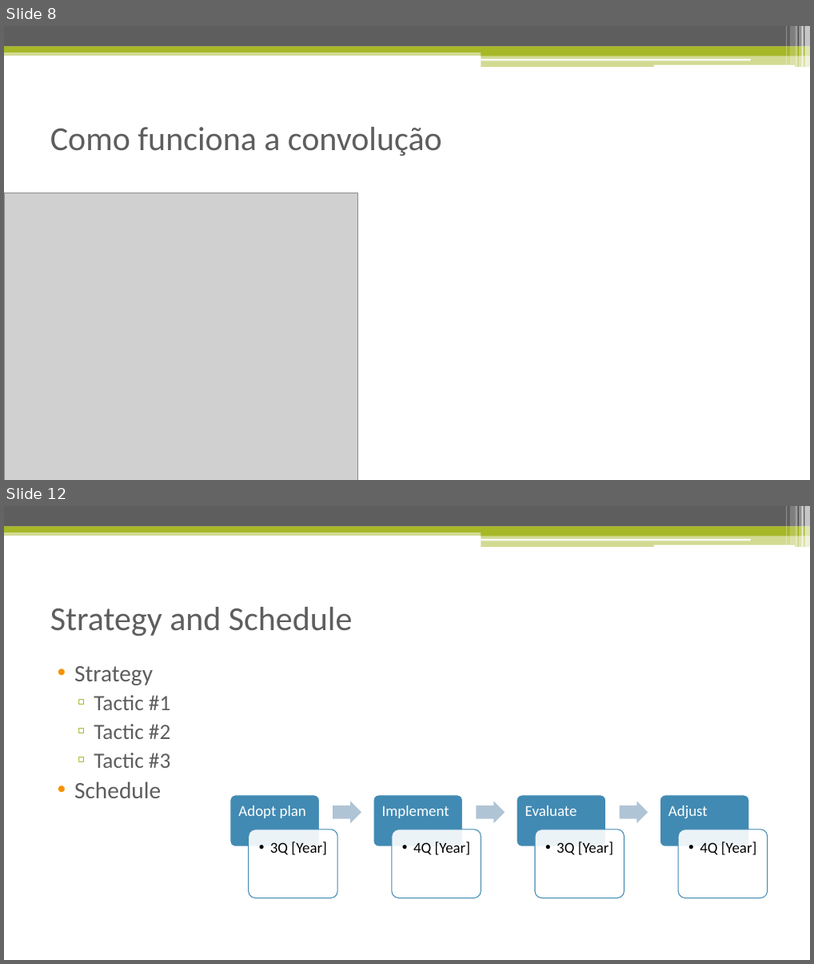
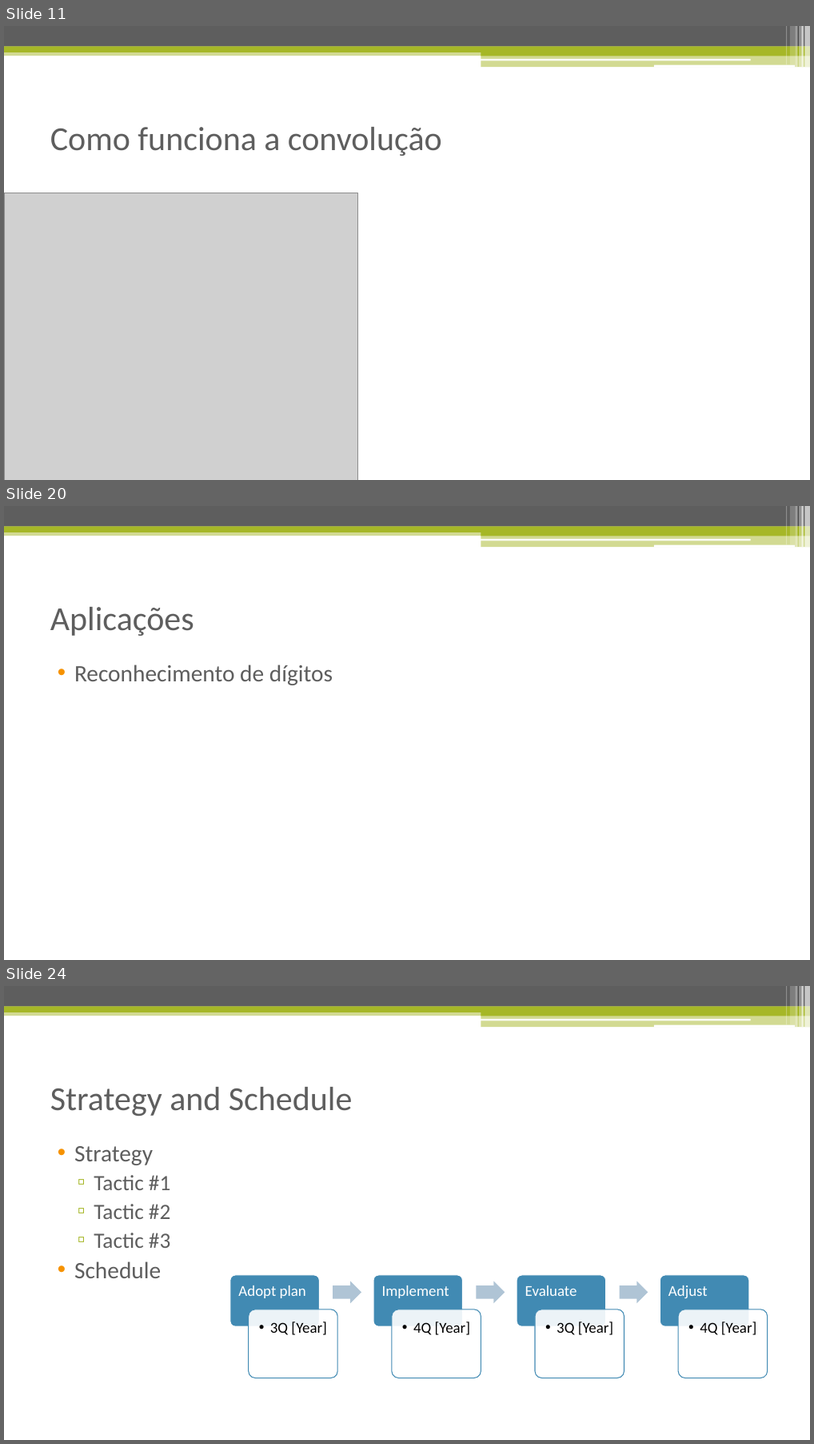
Before and after one commit to isacra/isacradoctoralstuffs, a slide deck: Apresentacoes/Redes Neurais Convolucionais.pptx. Shown one above the other, each under a label of ours: slides 8 and 12 before the commit, slides 11, 20 and 24 after it; the slides between them are not shown. The pictures are 814x964 and 814x1444 pixels, drawn with LibreOffice and Linux fonts; fonts in the diff are those of the drawing; grey boxes stand for pictures. Boxes give left, top, right and bottom in pixels: in the first picture for what was removed or moved away, otherwise in the second. Text is boxed around its words. In the diff, an @@ line names an element or a change of style, - is before the commit and + after.

```diff
--- a/Apresentacoes/Redes Neurais Convolucionais.pptx
+++ b/Apresentacoes/Redes Neurais Convolucionais.pptx
@@ slide 20 added at (x1=4, y1=506, x2=810, y2=960), background #FFFFFF; not listed: 13 template elements that a slide beside it also shows @@
@@ title added at (x1=50, y1=607, x2=194, y2=636), 40 pt, text #5E5E5E @@
+Aplicações
@@ text added at (x1=74, y1=664, x2=333, y2=685), 28 pt, text #5E5E5E @@
+• Reconhecimento de dígitos
@@ what was slide 8 is now slide 11 @@
@@ what was slide 12 is now slide 24 @@
```
Also in this commit, not shown: 1 slide changed, 15 other slides added, 8 slides removed.
